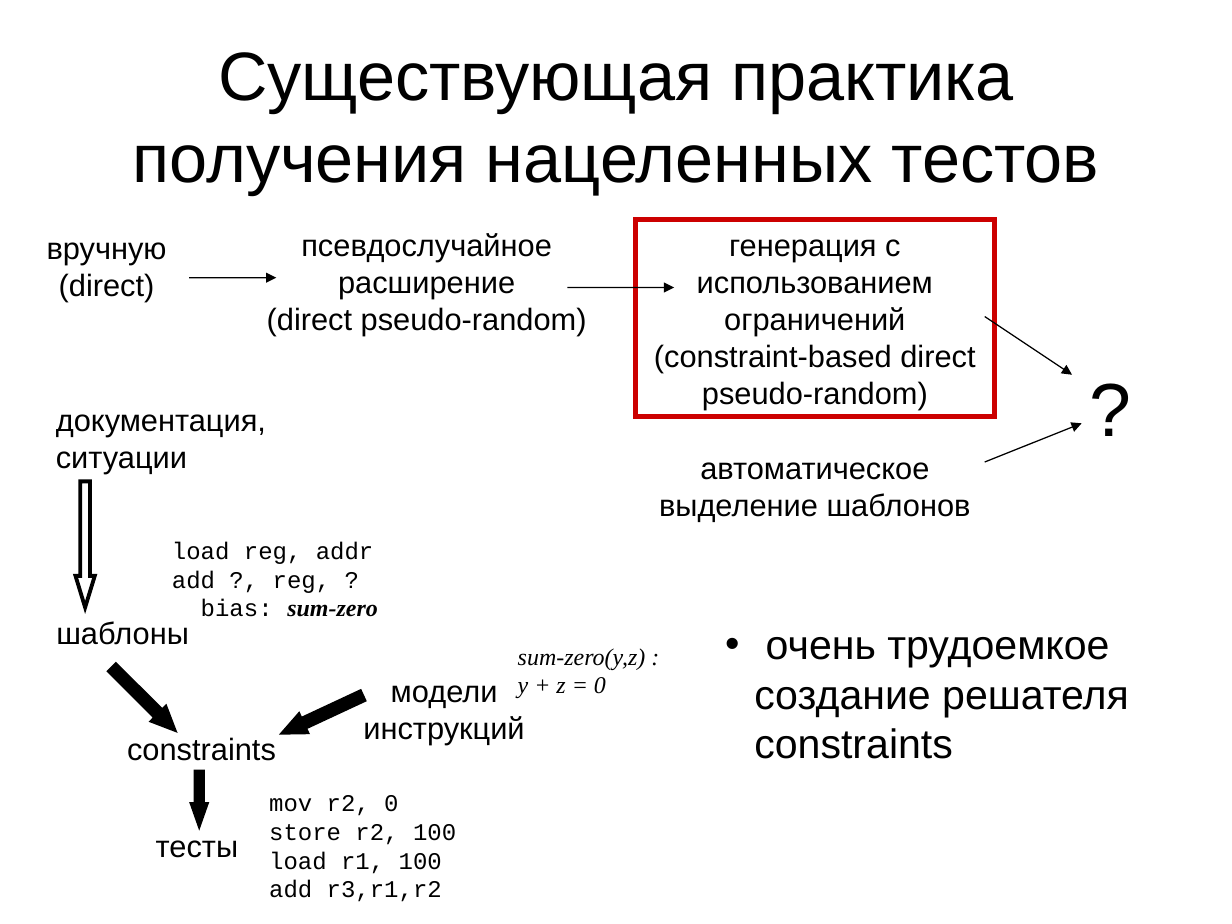
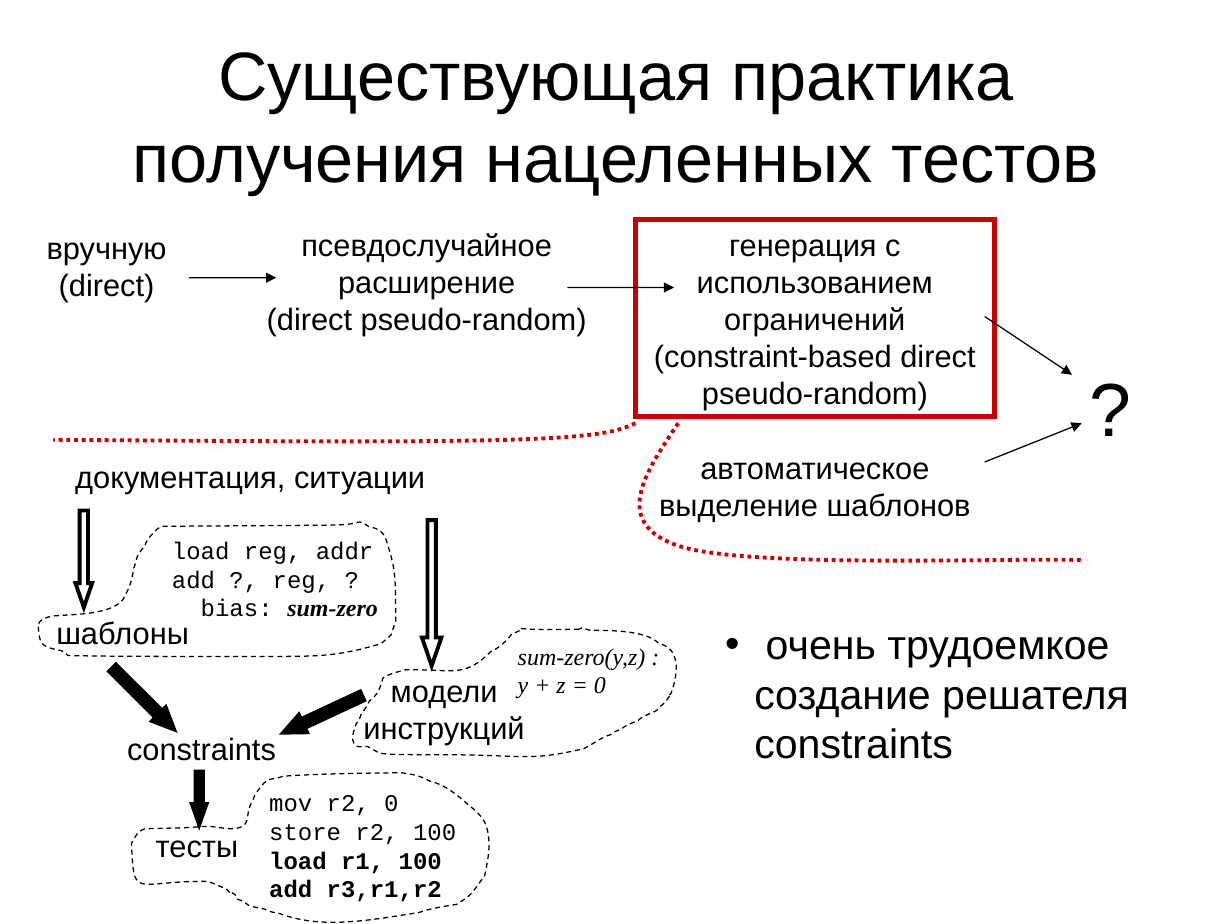
Before and after one commit to kornevgen/tesla-project, a slide deck: slide 9 of papers/THESIS/talks/pred/prethesis.ppt. Drawn at 1232x924 pixels with LibreOffice and Linux fonts; fonts in the diff are those of the drawing. Boxes give left, top, right and bottom in pixels: in the first picture for what was removed or moved away, otherwise in the second. Text is boxed around its words. In the diff, an @@ line names an element or a change of style, - is before the commit and + after.

```diff
--- a/papers/THESIS/talks/pred/prethesis.ppt
+++ b/papers/THESIS/talks/pred/prethesis.ppt
@@ freeform shape added at (x1=53, y1=424, x2=636, y2=444), outline #CC0000 2.24 pt dashed @@
@@ freeform shape added at (x1=611, y1=424, x2=1082, y2=569), outline #CC0000 2.24 pt dashed @@
@@ text "документация, ситуации" rewrapped from (x1=56, y1=414, x2=266, y2=473) to (x1=75, y1=471, x2=425, y2=494) @@
@@ freeform shape added at (x1=38, y1=517, x2=397, y2=659), outline #000000 0.74 pt dashed @@
@@ down arrow resized from (x1=75, y1=482, x2=95, y2=607) to (x1=75, y1=510, x2=92, y2=607) @@
@@ down arrow at (x1=75, y1=510, x2=92, y2=607): proportions changed @@
@@ down arrow added at (x1=423, y1=520, x2=442, y2=665), outline #000000 2.24 pt @@
@@ freeform shape added at (x1=350, y1=623, x2=680, y2=763), outline #000000 0.74 pt dashed @@
@@ freeform shape added at (x1=132, y1=772, x2=493, y2=924), outline #000000 0.74 pt dashed @@
@@ text "mov r2, 0 store r2, ..." at (x1=269, y1=795, x2=456, y2=902): bold on in "load r1, 100", "add r3,r1,r2" @@
```
Also in this commit, not shown: 4 other slides changed, 3 slides added, 1 slide removed.
